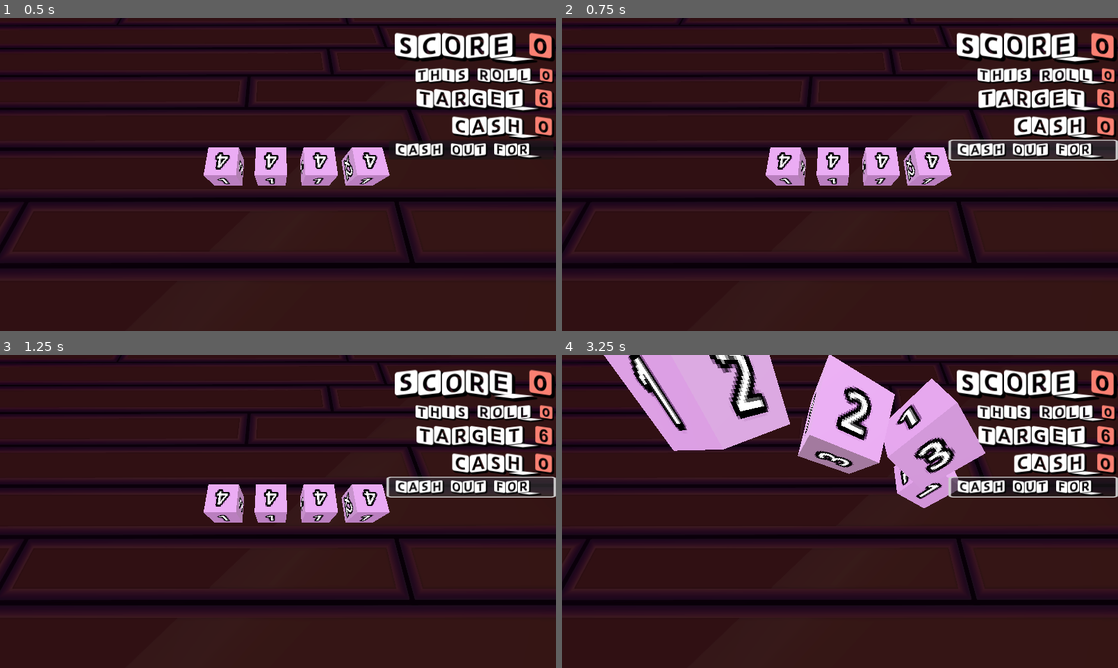
Above: before the commit, frames 1-4 (two rows, left to right).
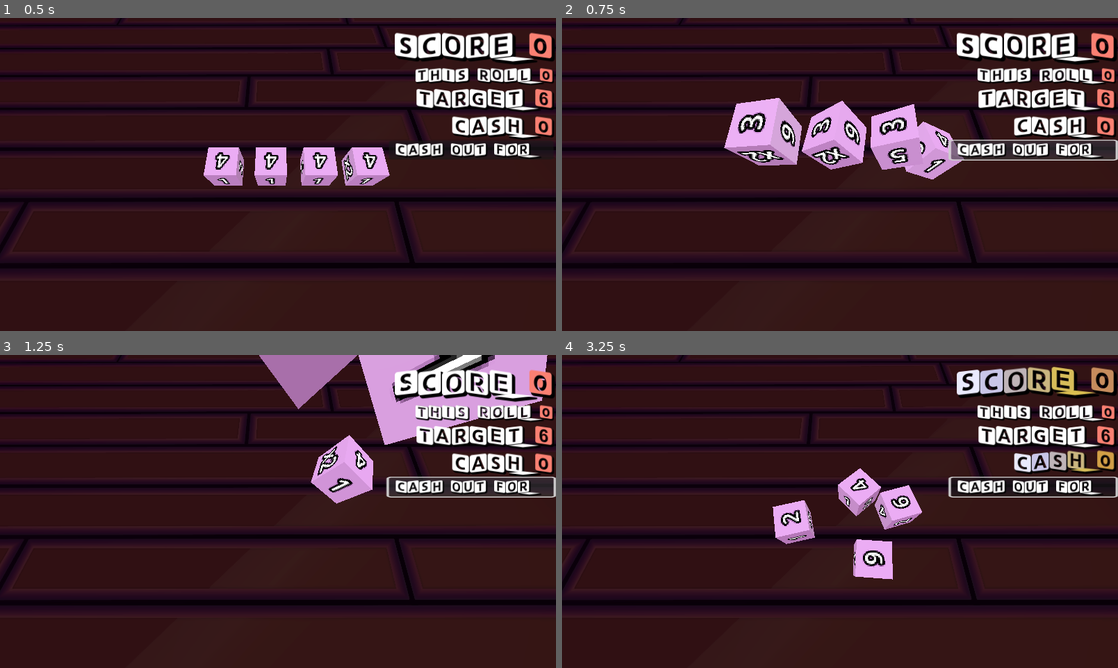
Above: after the commit, the same moments.

Repository: MichaelFar/DiceGame
Game: Godot game, scene res://scenes/play_area.tscn
Same seed, same stepped clock (60 frames per second), same inputs: the game is played once before the commit and once after it. Sound files missing from this copy of the repository are replaced by a short silence.
Inputs (mouse positions are in pixels of both pictures, inside the frame that each line leads up to):
- Up to frame 1 (0.5 s): no input
- Up to frame 2 (0.75 s): click (1034, 149) at 0.5 s
- Up to frame 3 (1.25 s): no input
- Up to frame 4 (3.25 s): click (1034, 486) at 1.25 s; click (1034, 486) at 2 s; drag from (840, 386) to (895, 442) at 2.77 s

Frame 1 is identical in both runs. In frame 2, 7.9% of the frame differs, in the area x 29-73%, y 25-54%; in frame 3, 10%; in frame 4, 22%, in the area x 7-100%, y 0-72%.

Commit message:
Refactored effect callables in GlobalController to differentiate from pre applied rolled effects and post scored effects

Diff:
--- a/scenes/play_area.tscn
+++ b/scenes/play_area.tscn
@@ -34,50 +34,50 @@
 [sub_resource type="BoxShape3D" id="BoxShape3D_5svg5"]
 size = Vector3(1, 8.91614, 12.5461)
 
-[sub_resource type="RichTextEffect" id="RichTextEffect_uns42"]
+[sub_resource type="RichTextEffect" id="RichTextEffect_n7cx4"]
 resource_name = "heart"
 script = ExtResource("5_ooum8")
-metadata/rt = 64261854423560
-
-[sub_resource type="RichTextEffect" id="RichTextEffect_080wm"]
+metadata/rt = 13017878185450
+
+[sub_resource type="RichTextEffect" id="RichTextEffect_oniw8"]
 resource_name = "sway"
 script = ExtResource("6_b6dfl")
-metadata/rt = 64261854423560
-
-[sub_resource type="RichTextEffect" id="RichTextEffect_24shy"]
+metadata/rt = 13017878185450
+
+[sub_resource type="RichTextEffect" id="RichTextEffect_arr6w"]
 resource_name = "heart"
 script = ExtResource("5_ooum8")
-metadata/rt = 64262307412986
-
-[sub_resource type="RichTextEffect" id="RichTextEffect_eq4es"]
+metadata/rt = 13018331148680
+
+[sub_resource type="RichTextEffect" id="RichTextEffect_acixf"]
 resource_name = "sway"
 script = ExtResource("6_b6dfl")
-metadata/rt = 64262307412986
-
-[sub_resource type="RichTextEffect" id="RichTextEffect_uv3ve"]
+metadata/rt = 13018331148680
+
+[sub_resource type="RichTextEffect" id="RichTextEffect_8nxcq"]
 resource_name = "heart"
 script = ExtResource("5_ooum8")
-metadata/rt = 64262793951234
-
-[sub_resource type="RichTextEffect" id="RichTextEffect_pfimx"]
+metadata/rt = 13018817688125
+
+[sub_resource type="RichTextEffect" id="RichTextEffect_niits"]
 resource_name = "sway"
 script = ExtResource("6_b6dfl")
-metadata/rt = 64262793951234
-
-[sub_resource type="RichTextEffect" id="RichTextEffect_hdb0b"]
+metadata/rt = 13018817688125
+
+[sub_resource type="RichTextEffect" id="RichTextEffect_786no"]
 resource_name = "heart"
 script = ExtResource("5_ooum8")
-metadata/rt = 64263246901885
-
-[sub_resource type="RichTextEffect" id="RichTextEffect_w4inc"]
+metadata/rt = 13019270673878
+
+[sub_resource type="RichTextEffect" id="RichTextEffect_7v3m8"]
 resource_name = "sway"
 script = ExtResource("6_b6dfl")
-metadata/rt = 64263246901885
-
-[sub_resource type="RichTextEffect" id="RichTextEffect_f1jmp"]
+metadata/rt = 13019270673878
+
+[sub_resource type="RichTextEffect" id="RichTextEffect_f436p"]
 resource_name = "heart"
 script = ExtResource("5_ooum8")
-metadata/rt = 64263699923629
+metadata/rt = 13019723680786
 
 [sub_resource type="FontFile" id="FontFile_ar1yh"]
 cache/0/32/0/ascent = 0.0
@@ -312,7 +312,7 @@
 theme_override_font_sizes/bold_font_size = 64
 bbcode_enabled = true
 fit_content = true
-custom_effects = [SubResource("RichTextEffect_uns42"), SubResource("RichTextEffect_080wm")]
+custom_effects = [SubResource("RichTextEffect_n7cx4"), SubResource("RichTextEffect_oniw8")]
 script = ExtResource("7_4g5d0")
 bbcode = "[heart][sway]Score: 0"
 effects = 2
@@ -379,7 +379,7 @@
 theme_override_font_sizes/bold_font_size = 36
 bbcode_enabled = true
 fit_content = true
-custom_effects = [SubResource("RichTextEffect_24shy"), SubResource("RichTextEffect_eq4es")]
+custom_effects = [SubResource("RichTextEffect_arr6w"), SubResource("RichTextEffect_acixf")]
 script = ExtResource("7_4g5d0")
 bbcode = "[heart][sway]This Roll: "
 effects = 2
@@ -449,7 +449,7 @@
 theme_override_font_sizes/bold_font_size = 48
 bbcode_enabled = true
 fit_content = true
-custom_effects = [SubResource("RichTextEffect_uv3ve"), SubResource("RichTextEffect_pfimx")]
+custom_effects = [SubResource("RichTextEffect_8nxcq"), SubResource("RichTextEffect_niits")]
 script = ExtResource("7_4g5d0")
 bbcode = "[heart][sway]Target: 0"
 effects = 2
@@ -517,7 +517,7 @@
 theme_override_font_sizes/bold_font_size = 48
 bbcode_enabled = true
 fit_content = true
-custom_effects = [SubResource("RichTextEffect_hdb0b"), SubResource("RichTextEffect_w4inc")]
+custom_effects = [SubResource("RichTextEffect_786no"), SubResource("RichTextEffect_7v3m8")]
 script = ExtResource("7_4g5d0")
 bbcode = "[heart][sway]Cash: 0"
 effects = 2
@@ -585,7 +585,7 @@
 theme_override_font_sizes/bold_font_size = 32
 bbcode_enabled = true
 fit_content = true
-custom_effects = [SubResource("RichTextEffect_f1jmp")]
+custom_effects = [SubResource("RichTextEffect_f436p")]
 script = ExtResource("7_4g5d0")
 bbcode = "[heart]Cash Out For:   "
 effects = 2
--- a/scripts/SideEffects/mult_effect.gd
+++ b/scripts/SideEffects/mult_effect.gd
@@ -8,5 +8,10 @@
 	effectCallable = Callable(
 		func():
 			diceParent.scoreVisualEffect()
+			print("Multing with: " + str(GlobalController.preFinalScore))
 			return GlobalController.preFinalScore * multAmount
 	)
+
+func addSideEffectToList():
+
+	GlobalController.roundEndCallableArray.append(effectCallable)
--- a/scripts/SideEffects/side_effect.gd
+++ b/scripts/SideEffects/side_effect.gd
@@ -12,3 +12,6 @@
 func createSideEffect():
 
 	pass
+
+func addSideEffectToList():
+	pass
--- a/scripts/base_dice.gd
+++ b/scripts/base_dice.gd
@@ -63,8 +63,8 @@
 		if(rolledSide.get_script() != null):
 
 			for i in rolledSide.effectCallableArray:
-
-				GlobalController.callableArray.append(i)
+				print("Adding side effect to list")
+				i.addSideEffectToList()
 
 			await GlobalController.finished_round_end
 
--- a/scripts/dice_container.gd
+++ b/scripts/dice_container.gd
@@ -22,10 +22,13 @@
 
 @export var cashoutSound : AudioStreamPlayer3D
 
-
 var diceArray := []
 
 var canRoll = true
+
+var canScore = true
+
+var buttonHovered = false
 
 var hasRolledOnce = false
 
@@ -73,10 +76,16 @@
 
 		hasRolledOnce = true
 
+		canScore = false
+
 		canRoll = false
 
 		rollAllDice()
 
+	if(canScore):
+		pass
+		#canRoll = !buttonHovered
+
 func populateDice():
 
 	var spawn_points_children = spawnPoints.get_children()
@@ -134,6 +143,10 @@
 	var previous_number_array = []
 
 	GlobalController.isScoring = true
+
+	GlobalController.preFinalScore = 0
+
+	GlobalController.applyRoundStartScoreModifiers()
 
 	for i in diceArray:
 
@@ -178,9 +191,13 @@
 
 	canRoll = true
 
+	canScore = canRoll
+
+	isRolling = false
+
 	currentRollScore = score
 
-	GlobalController.preFinalScore = currentRollScore
+	GlobalController.preFinalScore += currentRollScore
 
 	currentRollLabel.bbcode = GlobalController.bbcodePrefix + "This Roll: " + str(currentRollScore)
 
@@ -201,18 +218,18 @@
 
 func _on_button_mouse_entered() -> void:
 	if(!GlobalController.isScoring && !isRolling):
-		canRoll = false
+		buttonHovered = true
 
 func _on_button_mouse_exited() -> void:
 
 	if(!GlobalController.isScoring && !isRolling):
 
-		canRoll = true
+		buttonHovered = false
 
 
 func _on_button_button_down() -> void:
 
-	if(!GlobalController.isScoring):
+	if(canScore):
 
 		GlobalController.playerCash += GlobalController.totalScore / 5
 
--- a/scripts/dice_side.gd
+++ b/scripts/dice_side.gd
@@ -37,7 +37,7 @@
 
 		effect_instance.diceParent = diceParent
 
-		effectCallableArray.append(effect_instance.effectCallable)
+		effectCallableArray.append(effect_instance)
 
 func upgradeSide():
 
--- a/scripts/global_controller.gd
+++ b/scripts/global_controller.gd
@@ -24,14 +24,13 @@
 
 var cashoutButtonRTL : RicherTextLabel
 
-
 var currentRollScore : int :
 
 	set(value):
 
 		currentRollScore = value
 		await finished_round_end
-		if(value >= currentScoreTarget):
+		if(currentRollScore >= currentScoreTarget):
 			soundContainer.get_children()[1].play()
 			totalScore += value
 
@@ -60,7 +59,9 @@
 
 var soundContainer : Node3D
 
-var callableArray := []
+var roundStartCallableArray := []
+
+var roundEndCallableArray := []
 
 var callableArrayArgs := []
 
@@ -92,7 +93,7 @@
 
 	var temp_score = 0
 
-	for i in callableArray:
+	for i in roundEndCallableArray:
 
 		temp_score += i.call()
 
@@ -100,11 +101,11 @@
 
 		currentRollScore = temp_score
 
-	if(callableArray.size() == 0):
+	if(roundEndCallableArray.size() == 0):
 
 		currentRollScore = preFinalScore
 
-	callableArray = []
+	roundEndCallableArray = []
 	listOfCurrentRollValues = []
 	isScoring = false
 	finished_round_end.emit()
@@ -113,7 +114,7 @@
 
 	var temp_score = 0
 
-	for i in callableArray:
+	for i in roundStartCallableArray:
 
 		temp_score += i.call()
 
@@ -121,11 +122,11 @@
 
 		currentRollScore = temp_score
 
-	if(callableArray.size() == 0):
+	if(roundStartCallableArray.size() == 0):
 
 		currentRollScore = preFinalScore
 
-	callableArray = []
-	listOfCurrentRollValues = []
-	isScoring = false
+	roundStartCallableArray = []
+
+
 	finished_round_start.emit()
